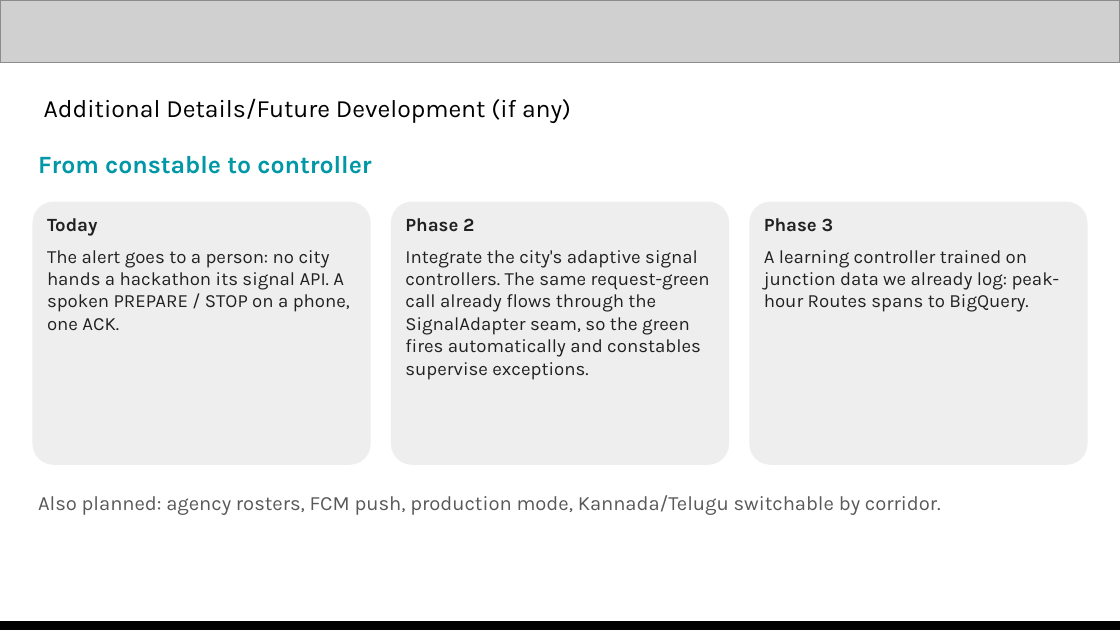
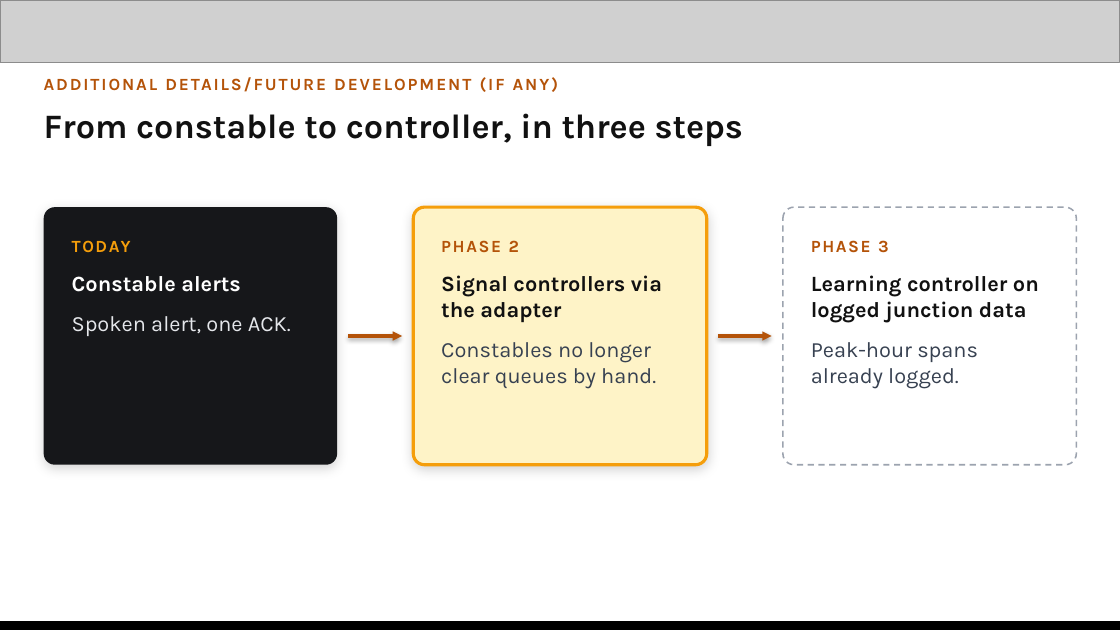
Before and after one commit to Nandish3010/ideal-disco, a slide deck: slide 13 of deck/Green-Corridor-Submission.pptx. Drawn at 1120x630 pixels with LibreOffice and Linux fonts; fonts in the diff are those of the drawing; grey boxes stand for pictures. Boxes give left, top, right and bottom in pixels: in the first picture for what was removed or moved away, otherwise in the second. Text is boxed around its words. In the diff, an @@ line names an element or a change of style, - is before the commit and + after.

Commit message:
Submission deck design pass and video title cards

```diff
--- a/deck/Green-Corridor-Submission.pptx
+++ b/deck/Green-Corridor-Submission.pptx
@@ text at box(44, 98, 571, 123): text changed; size 16 to 11 pt; text colour #000000 to #B45309; bold on @@
-Additional Details/Future Development (if any)
+ADDITIONAL DETAILS/FUTURE DEVELOPMENT (IF ANY)
@@ text at box(44, 113, 743, 146): text changed; size 16 to 22 pt; text colour #0097A7 to #111111 @@
-From constable to controller
+From constable to controller, in three steps
@@ rounded rectangle "TODAY": place and size @@
-rounded rectangle "TODAY" at box(32, 202, 371, 465)
+rounded rectangle "TODAY" at box(44, 207, 337, 465)
@@ rounded rectangle "TODAY" at box(44, 207, 337, 465): fill #EEEEEE to #16171A; shadow on; proportions changed @@
@@ rounded rectangle "PHASE 2": place and size @@
-rounded rectangle "PHASE 2" at box(391, 202, 729, 465)
+rounded rectangle "PHASE 2" at box(413, 207, 707, 465)
@@ rounded rectangle "PHASE 2" at box(413, 207, 707, 465): fill #EEEEEE to #FEF3C7; outline none to #F59E0B 2 pt; shadow on; proportions changed @@
@@ rounded rectangle "PHASE 3": place and size @@
-rounded rectangle "PHASE 3" at box(749, 202, 1088, 465)
+rounded rectangle "PHASE 3" at box(783, 207, 1076, 465)
@@ rounded rectangle "PHASE 3" at box(783, 207, 1076, 465): fill #EEEEEE to #FFFFFF; outline none to #9CA3AF 1 pt dashed; proportions changed @@
@@ text removed at box(47, 218, 350, 330) @@
-Today
-The alert goes to a person: no city hands a hackathon its signal API. A spoken PREPARE / STOP on a phone, one ACK.
@@ text removed at box(405, 218, 710, 380) @@
-Phase 2
-Integrate the city's adaptive signal controllers. The same request-green call already flows through the SignalAdapter seam, so the green fires automatically and constables supervise exceptions.
@@ text removed at box(764, 218, 1060, 312) @@
-Phase 3
-A learning controller trained on junction data we already log: peak-hour Routes spans to BigQuery.
@@ text in rounded rectangle at box(72, 240, 291, 336): text added @@
+TODAY
+Constable alerts
+Spoken alert, one ACK.
@@ text in rounded rectangle at box(441, 240, 662, 389): text added @@
+PHASE 2
+Signal controllers via the adapter
+Constables no longer clear queues by hand.
@@ text in rounded rectangle at box(811, 240, 1039, 389): text added @@
+PHASE 3
+Learning controller on logged junction data
+Peak-hour spans already logged.
@@ arrow added from (348, 336) to (402, 336), #B45309 2 pt @@
@@ arrow added from (718, 336) to (772, 336), #B45309 2 pt @@
@@ text removed at box(38, 495, 941, 515) @@
-Also planned: agency rosters, FCM push, production mode, Kannada/Telugu switchable by corridor.
```
Also in this commit, not shown: 10 other slides changed, 2 slides added, 2 slides removed, 11 other files.
